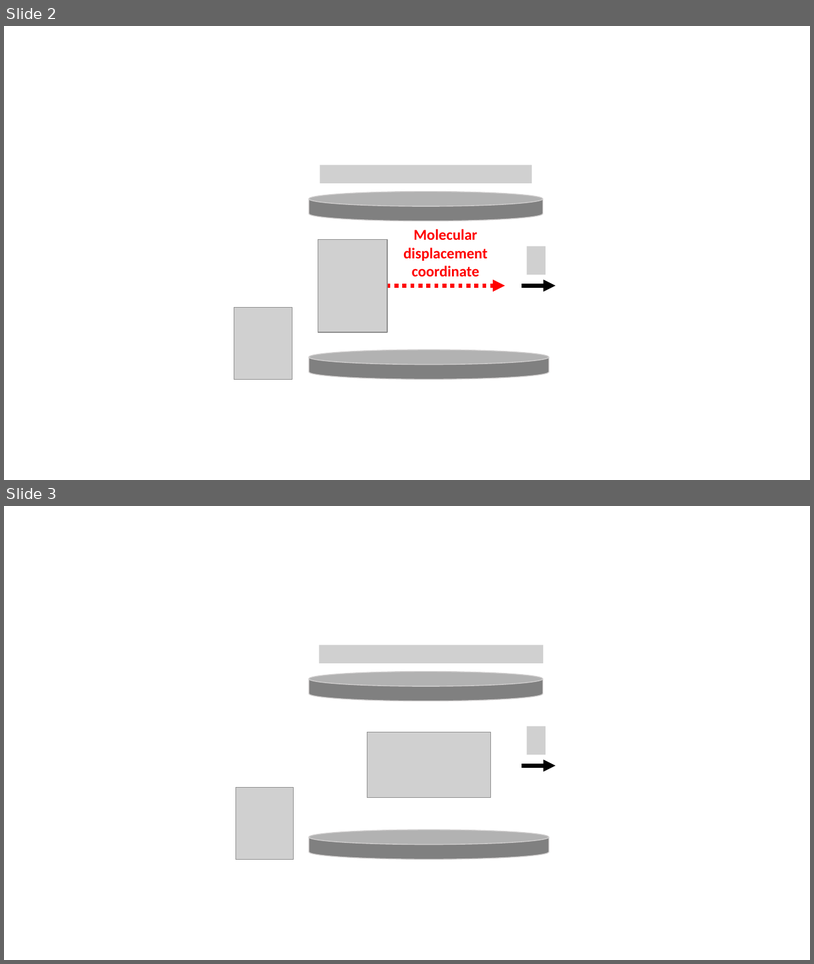
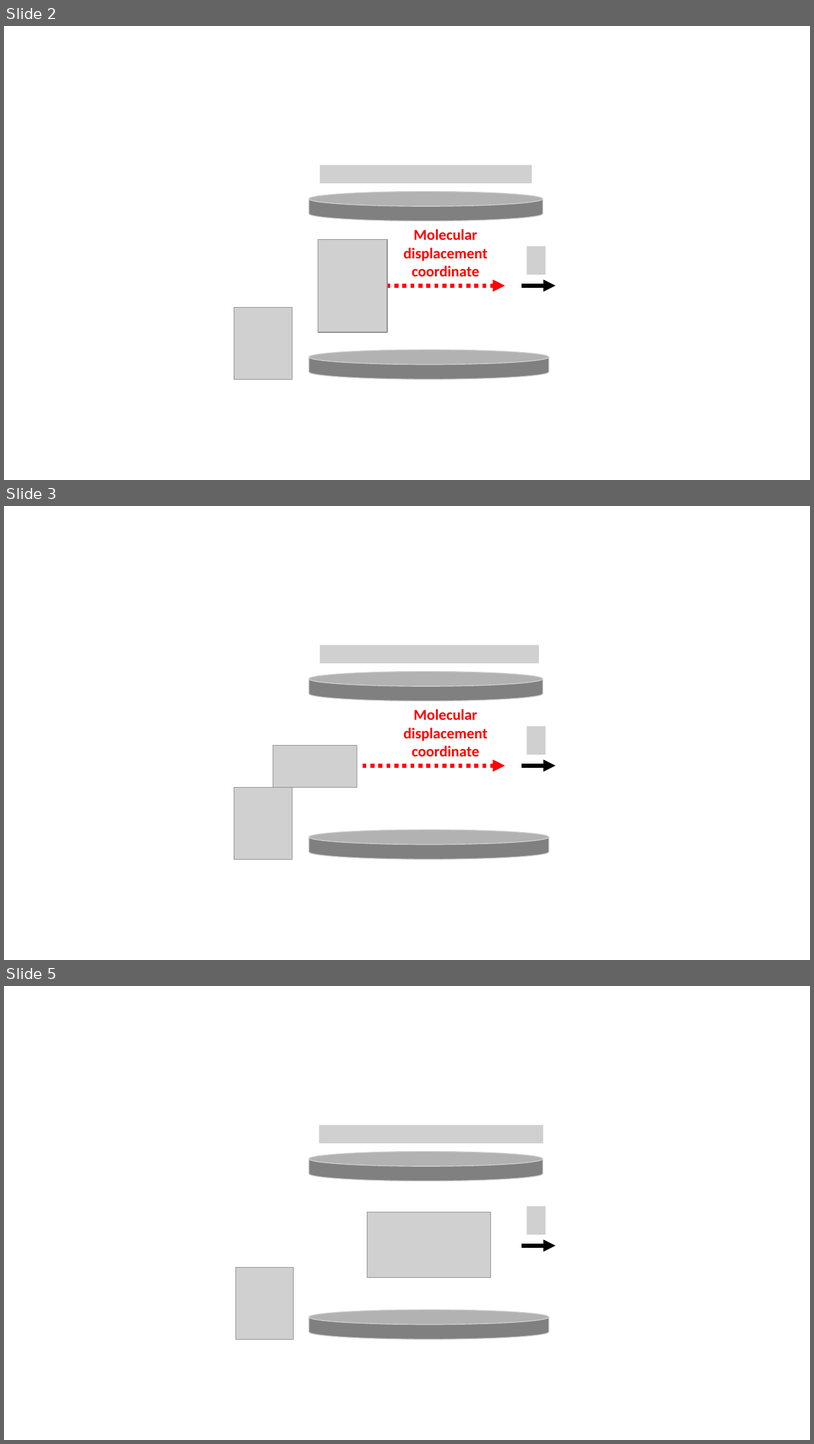
Before and after one commit to FoleyLab/data_repository, a slide deck: json_scripts/Molecules_Figures.pptx. Shown one above the other, each under a label of ours: slides 2 and 3 before the commit, slides 2, 3 and 5 after it; the slides between them are not shown. The pictures are 814x964 and 814x1444 pixels, drawn with LibreOffice and Linux fonts; fonts in the diff are those of the drawing; grey boxes stand for pictures. Boxes give left, top, right and bottom in pixels: in the first picture for what was removed or moved away, otherwise in the second. Text is boxed around its words. In the diff, an @@ line names an element or a change of style, - is before the commit and + after.

Commit message:
update to figures

```diff
--- a/json_scripts/Molecules_Figures.pptx
+++ b/json_scripts/Molecules_Figures.pptx
@@ slide 3 added at (4,506,810,960), background #FFFFFF @@
@@ picture added at (320,645,539,663) @@
@@ cylinder added at (309,671,543,701), fill #808080, outline #D0CECE 1 pt @@
@@ text added at (404,709,488,757), 18 pt, text #FF0000, bold @@
+Molecular displacement coordinate
@@ picture added at (527,726,546,754) @@
@@ picture added at (273,745,357,787) @@
@@ arrow added from (363, 766) to (506, 766), #FF0000 4.75 pt dashed @@
@@ arrow added from (522, 766) to (556, 766), #000000 4.75 pt @@
@@ picture added at (234,787,293,859) @@
@@ cylinder added at (309,829,549,859), fill #808080, outline #D0CECE 1 pt @@
@@ what was slide 3 is now slide 5 @@
```
Also in this commit, not shown: 1 other slide added.
